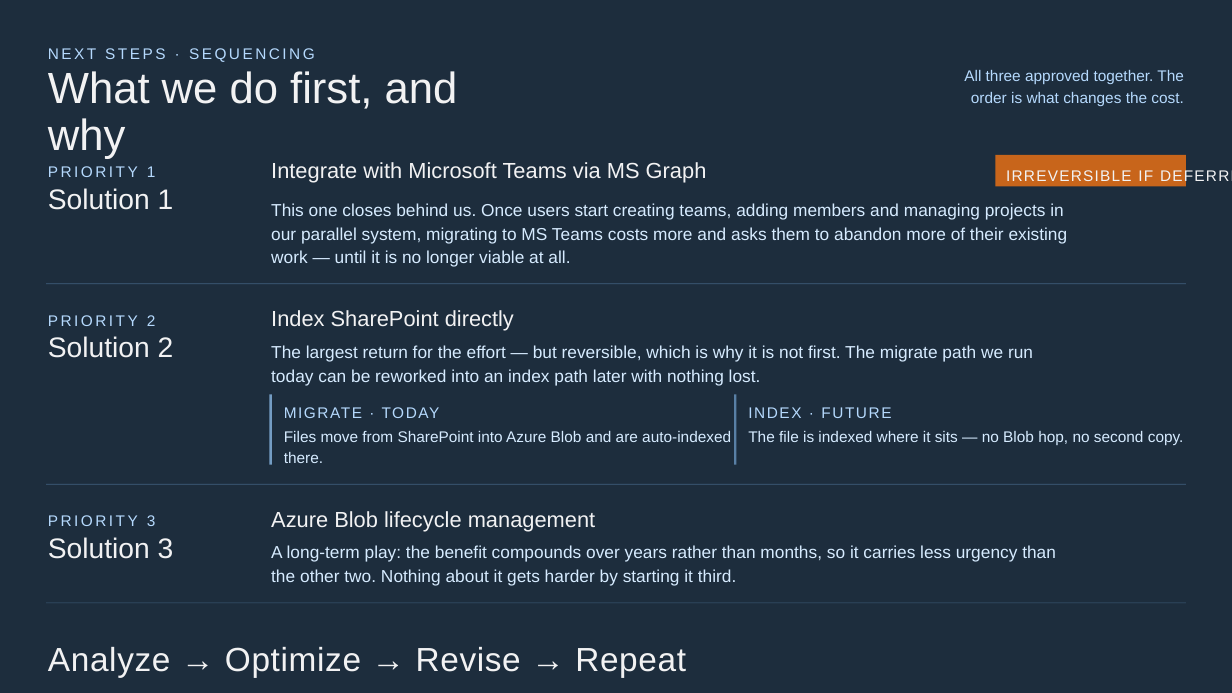
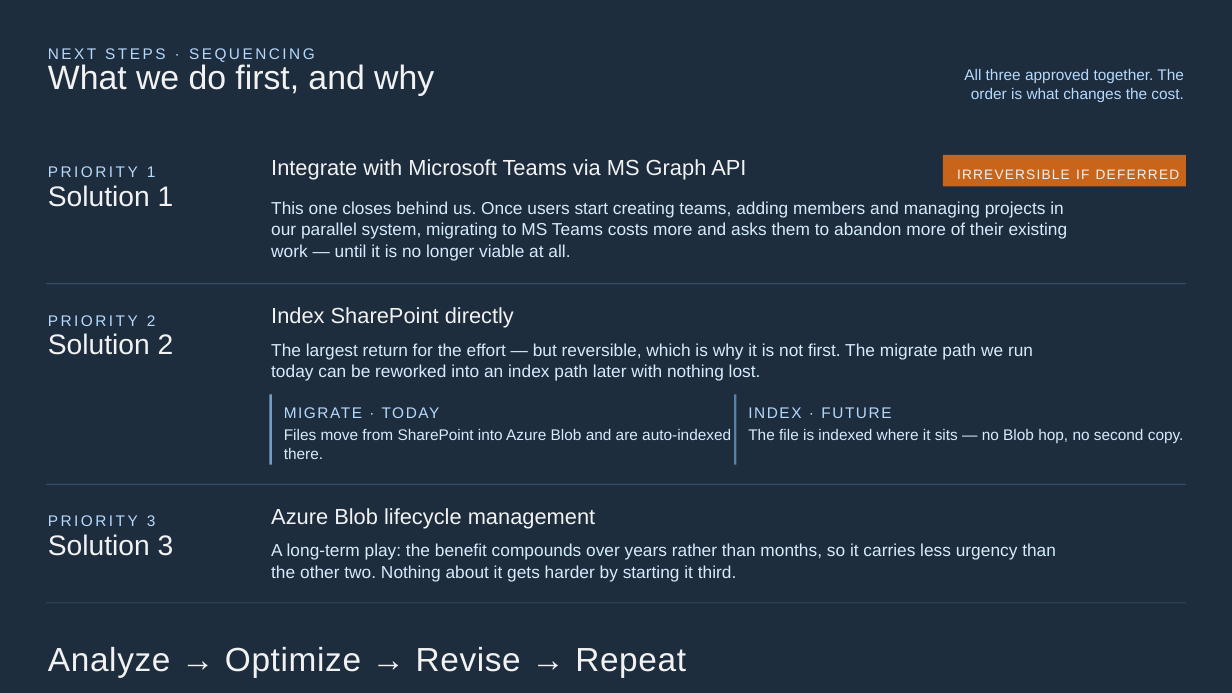
Before and after one commit to ashleytmathew/Architecture-and-design, a slide deck: slide 11 of architecture-optimization_v6.pptx. Drawn at 1232x693 pixels with LibreOffice and Linux fonts; fonts in the diff are those of the drawing. Boxes give left, top, right and bottom in pixels: in the first picture for what was removed or moved away, otherwise in the second. Text is boxed around its words. In the diff, an @@ line names an element or a change of style, - is before the commit and + after.

```diff
--- a/architecture-optimization_v6.pptx
+++ b/architecture-optimization_v6.pptx
@@ text "What we do first, and ..." at (x1=48, y1=61, x2=434, y2=95): size 51 to 39.5 pt; line spacing 0.89 to 0.69 @@
@@ text at (x1=271, y1=159, x2=746, y2=180): text changed @@
-Integrate with Microsoft Teams via MS Graph
+Integrate with Microsoft Teams via MS Graph API
@@ rectangle resized from (x1=995, y1=155, x2=1186, y2=186) to (x1=943, y1=155, x2=1186, y2=186) @@
@@ text "IRREVERSIBLE IF DEFERRED" moved from (x1=1006, y1=170, x2=1153, y2=181) to (x1=957, y1=169, x2=1180, y2=179) @@
@@ text "IRREVERSIBLE IF DEFERRED" at (x1=957, y1=169, x2=1180, y2=179): size 18 to 16 pt @@
@@ text "Index SharePoint directly" at (x1=271, y1=307, x2=514, y2=328): line spacing 1.01 to 0.91 @@
@@ text "Files move from SharePoint into ..." at (x1=284, y1=429, x2=731, y2=459): line spacing 1.12 to 1.02 @@
@@ text "The file is indexed where ..." at (x1=748, y1=429, x2=1184, y2=443): line spacing 1.12 to 1.02 @@
@@ text "Azure Blob lifecycle management" at (x1=271, y1=508, x2=595, y2=529): line spacing 1.01 to 0.91 @@
@@ line spacing 0.92 to 0.82 in 3 elements at (x1=48, y1=185, x2=174, y2=207), (x1=48, y1=333, x2=174, y2=355), (x1=48, y1=534, x2=174, y2=556) @@
@@ line spacing 1.16 to 1.06 in 4 elements at (x1=964, y1=69, x2=1184, y2=102), (x1=271, y1=201, x2=1068, y2=261), (x1=271, y1=343, x2=1033, y2=381), (x1=271, y1=543, x2=1056, y2=582) @@
```
Also in this commit, not shown: 10 other slides changed, 2 slides added, 1 other file.
